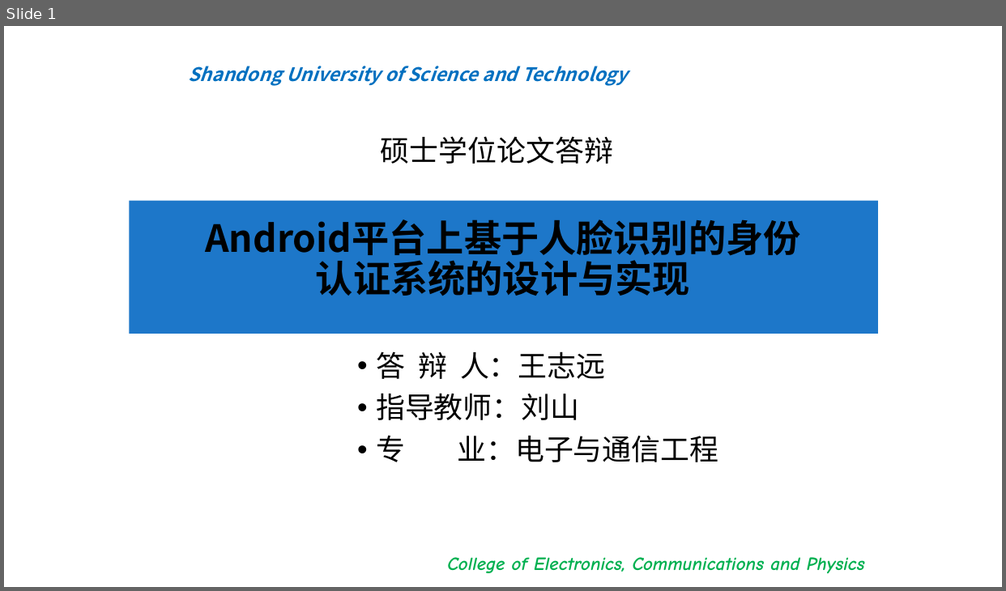
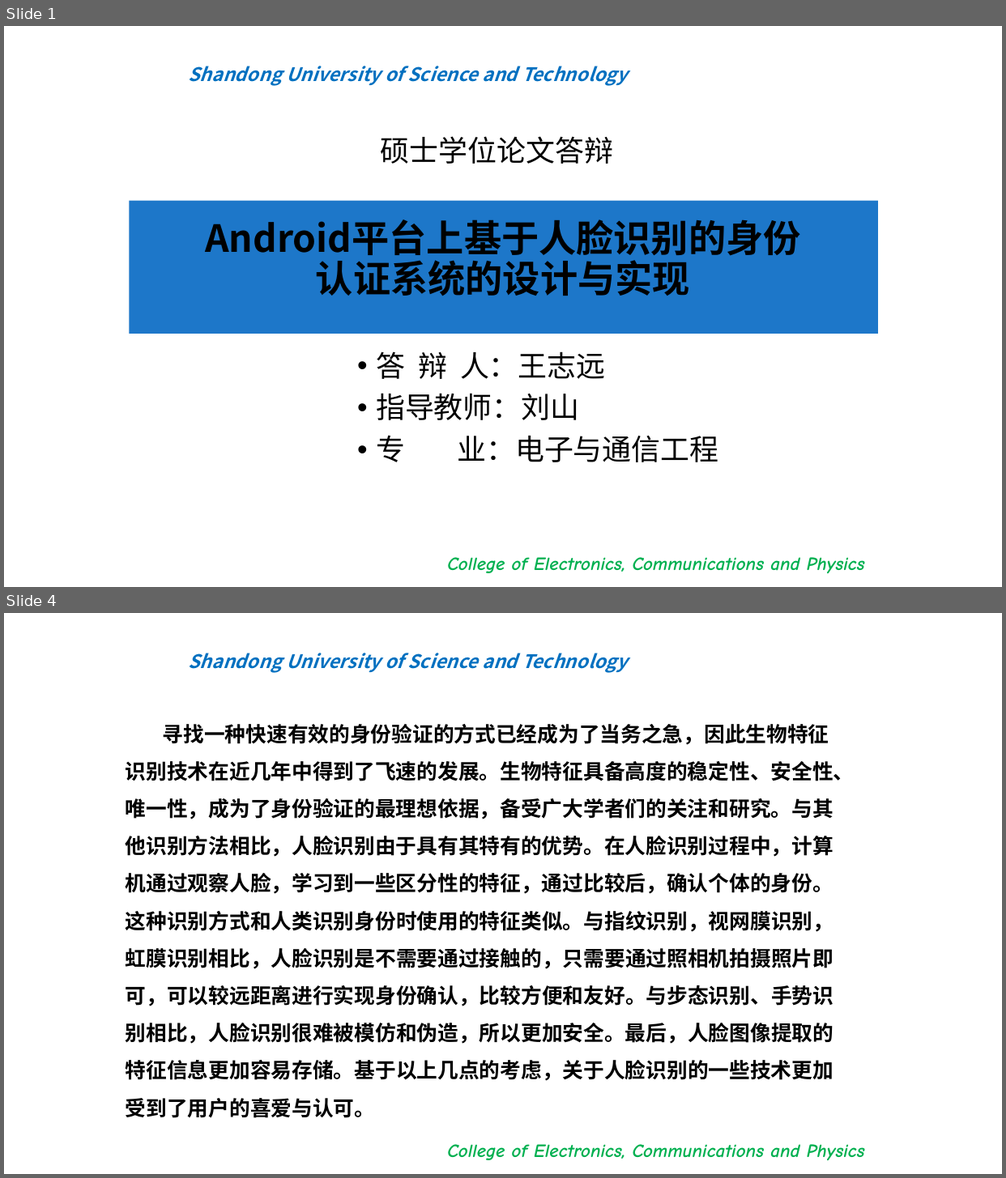
Before and after one commit to bigflyboy/biyelunwen, a slide deck: 王志远毕业答辩.pptx. Shown one above the other, each under a label of ours: slide 1 before the commit, slides 1 and 4 after it; the slides between them are not shown. The pictures are 1006x591 and 1006x1178 pixels, drawn with LibreOffice and Linux fonts; fonts in the diff are those of the drawing; background and template pictures are left out. Boxes give left, top, right and bottom in pixels: in the first picture for what was removed or moved away, otherwise in the second. Text is boxed around its words. In the diff, an @@ line names an element or a change of style, - is before the commit and + after.

```diff
--- a/王志远毕业答辩.pptx
+++ b/王志远毕业答辩.pptx
@@ slide 4 added at (x1=4, y1=613, x2=1002, y2=1174), background #FFFFFF; not listed: 2 template elements that a slide beside it also shows @@
@@ text added at (x1=126, y1=724, x2=854, y2=1118), 20 pt, text #000000, bold @@
+寻找一种快速有效的身份验证的方式已经成为了当务之急，因此生物特征识别技术在近几年中得到了飞速的发展。生物特征具备高度的稳定性、安全性、唯一性，成为了身份验证的最理想依据，备受广大学者们的关注和研究。与其他识别方法相比，人脸识别由于具有其特有的优势。在人脸识别过程中，计算机通过观察人脸，学习到一些区分性的特征，通过比较后，确认个体的身份。这种识别方式和人类识别身份时使用的特征类似。与指纹识别，视网膜识别，虹膜识别相比，人脸识别是不需要通过接触的，只需要通过照相机拍摄照片即可，可以较远距离进行实现身份确认，比较方便和友好。与步态识别、手势识别相比，人脸识别很难被模仿和伪造，所以更加安全。最后，人脸图像提取的特征信息更加容易存储。基于以上几点的考虑，关于人脸识别的一些技术更加受到了用户的喜爱与认可。
```
Also in this commit, not shown: 17 other slides added, 3 other files.
